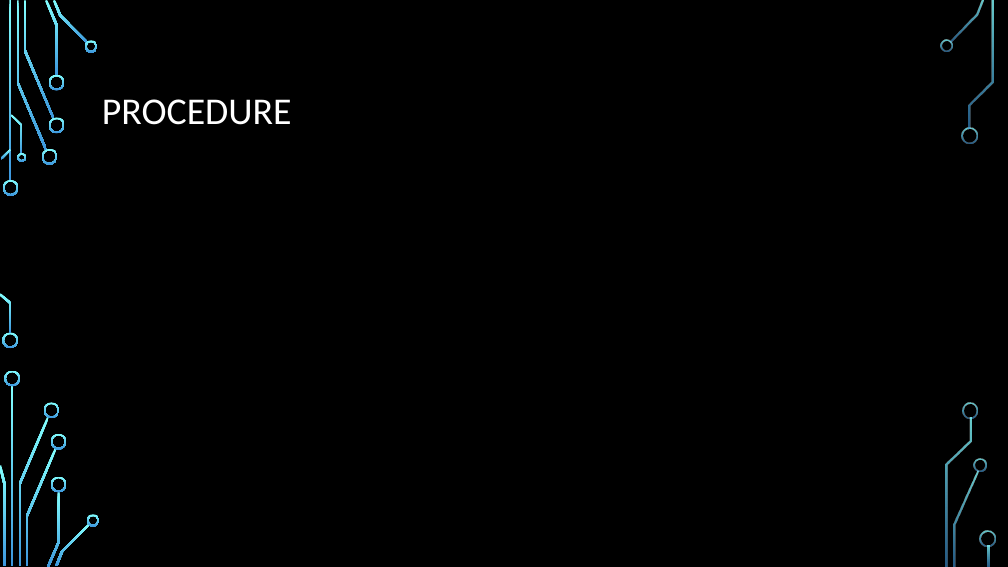
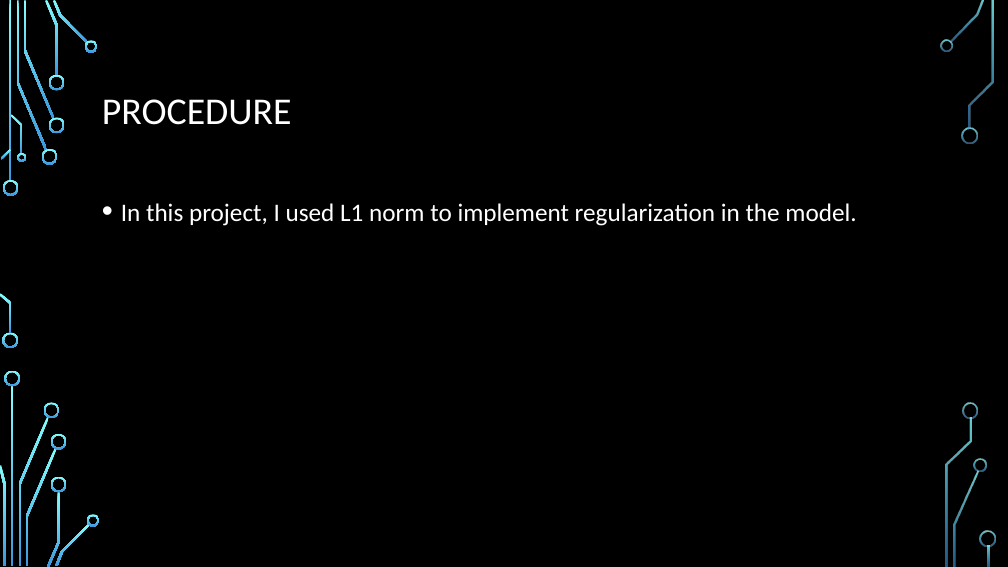
Before and after one commit to Prakhar-Saxena/CollegeAssignments, a slide deck: slide 5 of CS383/honours/presentation.pptx. Drawn at 1008x567 pixels with LibreOffice and Linux fonts; fonts in the diff are those of the drawing; background and template pictures are left out. Boxes give left, top, right and bottom in pixels: in the first picture for what was removed or moved away, otherwise in the second. Text is boxed around its words. In the diff, an @@ line names an element or a change of style, - is before the commit and + after.

```diff
--- a/CS383/honours/presentation.pptx
+++ b/CS383/honours/presentation.pptx
@@ text added at [121,203,856,226], 24 pt, text #FFFFFF @@
+• In this project, I used L1 norm to implement regularization in the model.
```
Also in this commit, not shown: 1 other slide changed, 3 other files.
